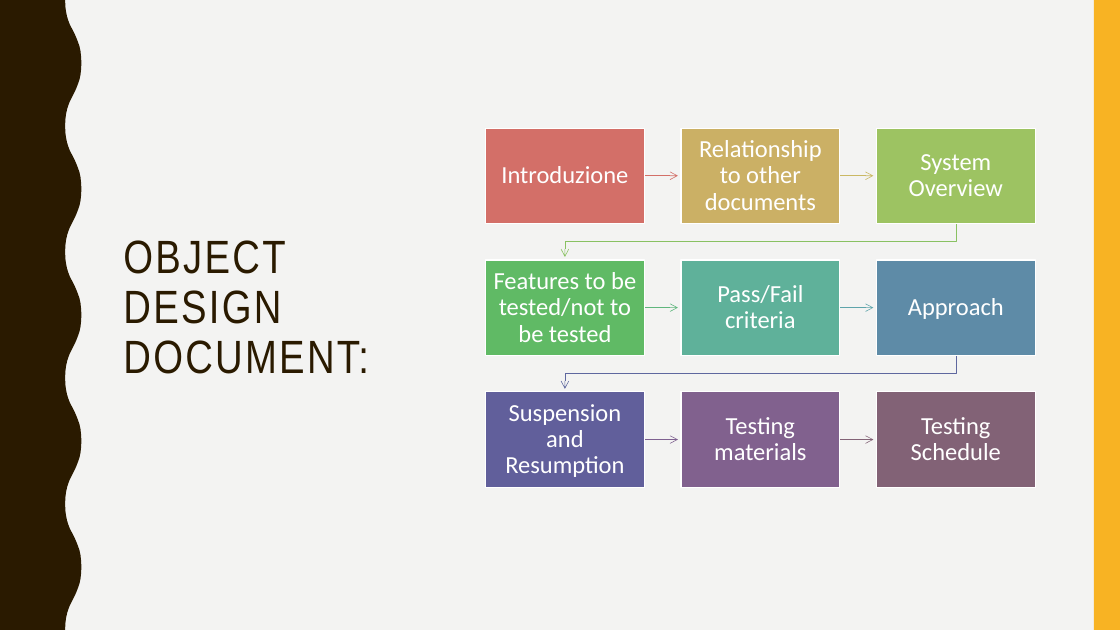
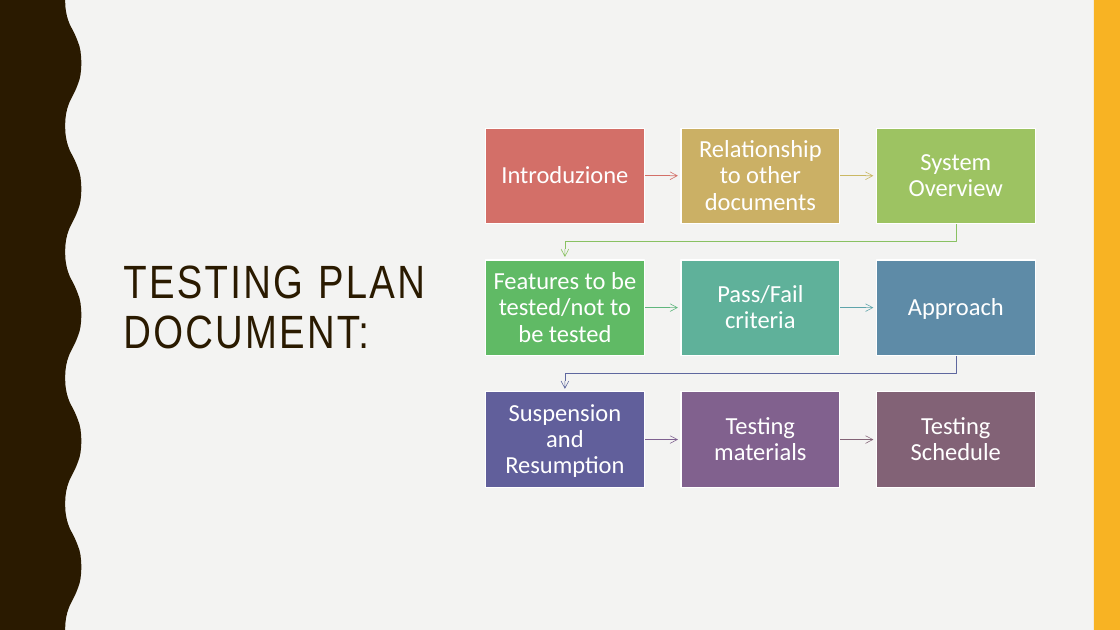
Before and after one commit to laurus96/Warrior-s-Adventure, a slide deck: slide 16 of Warrior’s Adventure_Presentation.pptx. Drawn at 1120x630 pixels with LibreOffice and Linux fonts; fonts in the diff are those of the drawing. Boxes give left, top, right and bottom in pixels: in the first picture for what was removed or moved away, otherwise in the second. Text is boxed around its words. In the diff, an @@ line names an element or a change of style, - is before the commit and + after.

Commit message:
Corretto un titolo

```diff
--- a/Warrior’s Adventure_Presentation.pptx
+++ b/Warrior’s Adventure_Presentation.pptx
@@ title at (x1=123, y1=265, x2=425, y2=349): text changed @@
-OBJECT DESIGN DOCUMENT:
+TESTING PLAN DOCUMENT:
```
